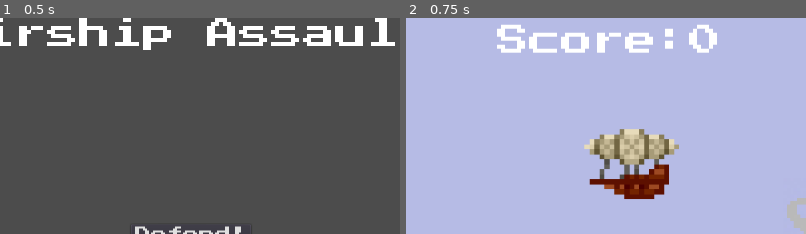
Above: before the commit, frames 1-2 (left to right).
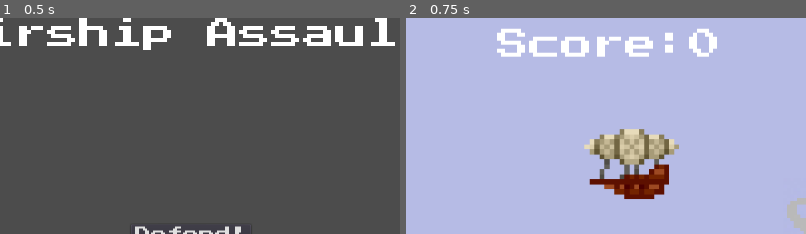
Above: after the commit, the same moments.

Repository: lthammond/CS315-P1-Airship_Assault
Game: Godot game, scene res://src/Title.tscn
The game is run twice, just before and just after one commit, with the same random seed, the same clock (stepped at 60 frames per second) and the same inputs.
Inputs:
- Up to frame 1 (0.5 s): no input
- Up to frame 2 (0.75 s): click "Defend!" at 0.5 s
The pictures show only the part of the screen within x 26-76%, y 0-50%; the shares and areas given below are measured in that part.

Frame 1 is identical in both runs. In frame 2, 2.7% of the frame differs, in the area x 22-78%, y 3-19%.

Commit message:
Reorganize labels in Level.tscn into a HUD folder

Diff:
--- a/project/src/Level.gd
+++ b/project/src/Level.gd
@@ -41,12 +41,13 @@
 	spawn_Explosion(projectile.position)
 	projectile.call_deferred("free")
 
+
 func respawn_Projectile():
 	lives -= 1
 	_on_Projectile_angle_changed(0)
 	_on_Projectile_strength_changed(45)
 	if lives >= 0:
-		$LifeLabel.text = 'x%d' % lives
+		$HUD/LifeLabel.text = 'x%d' % lives
 		create_projectile()
 	else:
 		destroy_Projectile()
@@ -54,7 +55,7 @@
 		$AnimationPlayer.play("Rise")
 		target.hide()
 		yield(get_tree().create_timer(2.0), "timeout")
-		$ReturnToTitleButton.show()
+		$HUD/ReturnToTitleButton.show()
 
 
 func spawn_Explosion(position):
@@ -67,16 +68,16 @@
 func on_Target_hit():
 	var points_per_target = 50
 	total_points += points_per_target
-	$ScoreLabel.text = 'Score:%d' % total_points
+	$HUD/ScoreLabel.text = 'Score:%d' % total_points
 	$AirshipExplosionTimer.start()
 
 
 func _on_Projectile_angle_changed(new_angle):
-	$AngleLabel.text = 'Angle:%d' % -new_angle
+	$HUD/AngleLabel.text = 'Angle:%d' % -new_angle
 
 
 func _on_Projectile_strength_changed(new_strength):
-	$StrengthLabel.text = 'Strength:%d' % new_strength
+	$HUD/StrengthLabel.text = 'Strength:%d' % new_strength
 
 
 func _on_Killbox_body_entered(_body):
--- a/project/src/Level.tscn
+++ b/project/src/Level.tscn
@@ -58,6 +58,10 @@
 } ]
 1/z_index = 0
 
+[sub_resource type="DynamicFont" id=9]
+size = 32
+font_data = ExtResource( 5 )
+
 [sub_resource type="DynamicFont" id=4]
 size = 24
 font_data = ExtResource( 5 )
@@ -89,10 +93,6 @@
 "values": [ Vector2( 607.997, 1054.14 ), Vector2( 607.997, 384.02 ) ]
 }
 
-[sub_resource type="DynamicFont" id=9]
-size = 32
-font_data = ExtResource( 5 )
-
 [node name="Level" type="Node2D"]
 script = ExtResource( 6 )
 
@@ -101,7 +101,51 @@
 format = 1
 tile_data = PoolIntArray( 589824, 1, 0, 589825, 1, 0, 589826, 1, 0, 589827, 1, 0, 589828, 1, 0, 589829, 1, 0, 589830, 1 …(439 unchanged characters)…
 
-[node name="AngleLabel" type="Label" parent="."]
+[node name="Killbox" type="Area2D" parent="."]
+
+[node name="CollisionPolygon2D" type="CollisionPolygon2D" parent="Killbox"]
+polygon = PoolVector2Array( -200, 1000, 1400, 1000, 1400, 0, 1300, 0, 1300, 900, -200, 900 )
+
+[node name="AirshipExplosionTimer" type="Timer" parent="."]
+wait_time = 4.0
+one_shot = true
+
+[node name="TextureRect" type="TextureRect" parent="."]
+show_behind_parent = true
+margin_right = 1200.0
+margin_bottom = 600.0
+texture = ExtResource( 3 )
+stretch_mode = 1
+__meta__ = {
+"_edit_use_anchors_": false
+}
+
+[node name="HUD" type="Control" parent="."]
+anchor_right = 1.0
+anchor_bottom = 1.0
+margin_right = 1200.0
+margin_bottom = 650.0
+__meta__ = {
+"_edit_use_anchors_": false
+}
+
+[node name="ReturnToTitleButton" type="Button" parent="HUD"]
+visible = false
+anchor_left = 0.5
+anchor_top = 1.0
+anchor_right = 0.5
+anchor_bottom = 1.0
+margin_left = -262.0
+margin_top = -125.308
+margin_right = 262.0
+margin_bottom = -87.3081
+custom_fonts/font = SubResource( 9 )
+text = "Return To Title!"
+__meta__ = {
+"_edit_use_anchors_": false
+}
+
+[node name="AngleLabel" type="Label" parent="HUD"]
 margin_left = 5.0
 margin_top = 35.0
 margin_right = 196.0
@@ -112,10 +156,10 @@
 "_edit_use_anchors_": false
 }
 
-[node name="StrengthLabel" type="Label" parent="."]
+[node name="StrengthLabel" type="Label" parent="HUD"]
 margin_left = 5.0
 margin_top = 5.0
-margin_right = 250.715
+margin_right = 269.0
 margin_bottom = 29.1591
 custom_fonts/font = SubResource( 5 )
 text = "Strength:45"
@@ -123,7 +167,7 @@
 "_edit_use_anchors_": false
 }
 
-[node name="LifeLabel" type="Label" parent="."]
+[node name="LifeLabel" type="Label" parent="HUD"]
 margin_left = 50.0
 margin_top = 69.0
 margin_right = 98.0
@@ -134,36 +178,17 @@
 "_edit_use_anchors_": false
 }
 
-[node name="Sprite" type="Sprite" parent="LifeLabel"]
+[node name="Sprite" type="Sprite" parent="HUD/LifeLabel"]
 position = Vector2( -25, 11 )
 texture = ExtResource( 1 )
 
-[node name="ScoreLabel" type="Label" parent="."]
+[node name="ScoreLabel" type="Label" parent="HUD"]
 margin_left = 450.0
-margin_top = 10.0
+margin_top = 15.6632
 margin_right = 786.0
-margin_bottom = 58.0
+margin_bottom = 63.6632
 custom_fonts/font = SubResource( 7 )
 text = "Score:0"
-__meta__ = {
-"_edit_use_anchors_": false
-}
-
-[node name="Killbox" type="Area2D" parent="."]
-
-[node name="CollisionPolygon2D" type="CollisionPolygon2D" parent="Killbox"]
-polygon = PoolVector2Array( -200, 1000, 1400, 1000, 1400, 0, 1300, 0, 1300, 900, -200, 900 )
-
-[node name="AirshipExplosionTimer" type="Timer" parent="."]
-wait_time = 4.0
-one_shot = true
-
-[node name="TextureRect" type="TextureRect" parent="."]
-show_behind_parent = true
-margin_right = 1200.0
-margin_bottom = 600.0
-texture = ExtResource( 3 )
-stretch_mode = 1
 __meta__ = {
 "_edit_use_anchors_": false
 }
@@ -175,21 +200,5 @@
 [node name="AnimationPlayer" type="AnimationPlayer" parent="."]
 anims/Rise = SubResource( 8 )
 
-[node name="ReturnToTitleButton" type="Button" parent="."]
-visible = false
-anchor_left = 0.5
-anchor_top = 1.0
-anchor_right = 0.5
-anchor_bottom = 1.0
-margin_left = 340.0
-margin_top = 606.0
-margin_right = 864.0
-margin_bottom = 644.0
-custom_fonts/font = SubResource( 9 )
-text = "Return To Title!"
-__meta__ = {
-"_edit_use_anchors_": false
-}
-
 [connection signal="body_entered" from="Killbox" to="." method="_on_Killbox_body_entered"]
 [connection signal="timeout" from="AirshipExplosionTimer" to="." method="_on_AirshipExplosionTimer_timeout"]
